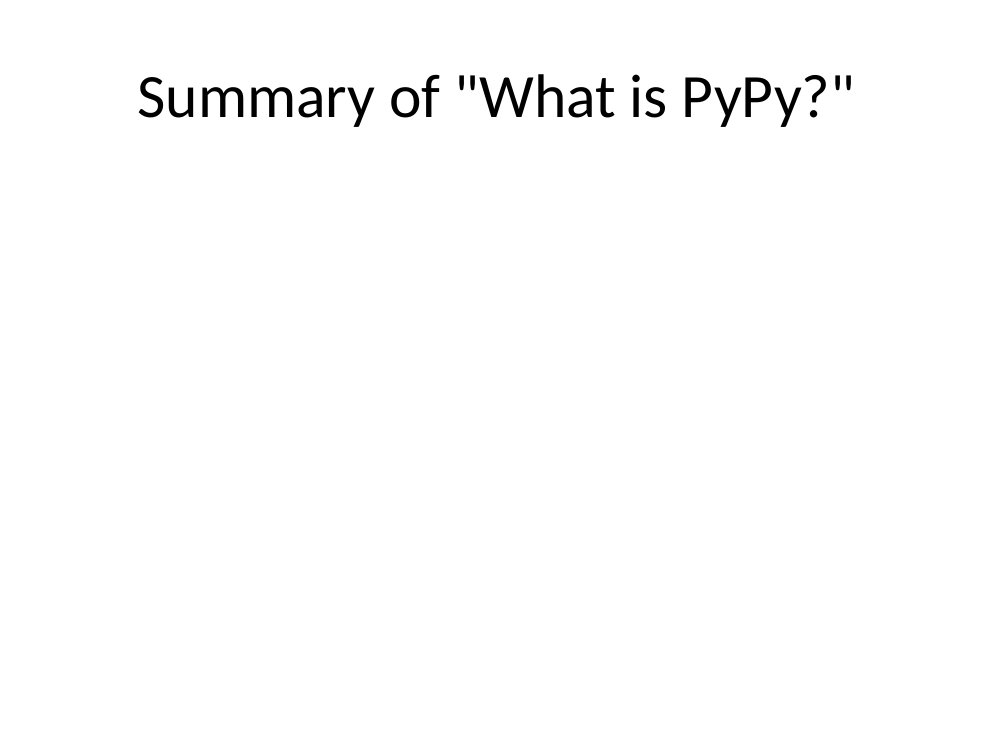
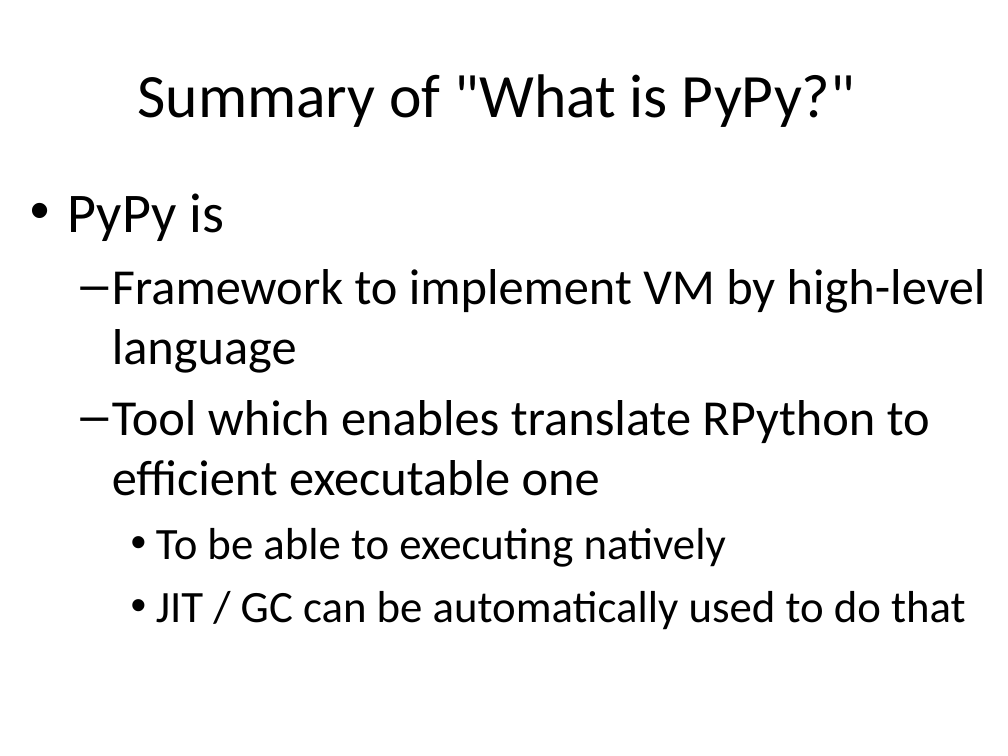
Before and after one commit to ryotaro/pyconjp2012slide, a slide deck: slide 18 of master/Fundamental Technologies Used in PyPy JIT Compiler.pptx. Drawn at 1008x756 pixels with LibreOffice and Linux fonts; fonts in the diff are those of the drawing. Boxes give left, top, right and bottom in pixels: in the first picture for what was removed or moved away, otherwise in the second. Text is boxed around its words. In the diff, an @@ line names an element or a change of style, - is before the commit and + after.

```diff
--- a/master/Fundamental Technologies Used in PyPy JIT Compiler.pptx
+++ b/master/Fundamental Technologies Used in PyPy JIT Compiler.pptx
@@ text added at (68,193,986,630), 36 pt, text #000000 @@
+• PyPy is
+  – Framework to implement VM by high-level language
+  – Tool which enables translate RPython to efficient executable one
+    • To be able to executing natively
+    • JIT / GC can be automatically used to do that
```
Also in this commit, not shown: 1 slide added, 1 slide removed.
